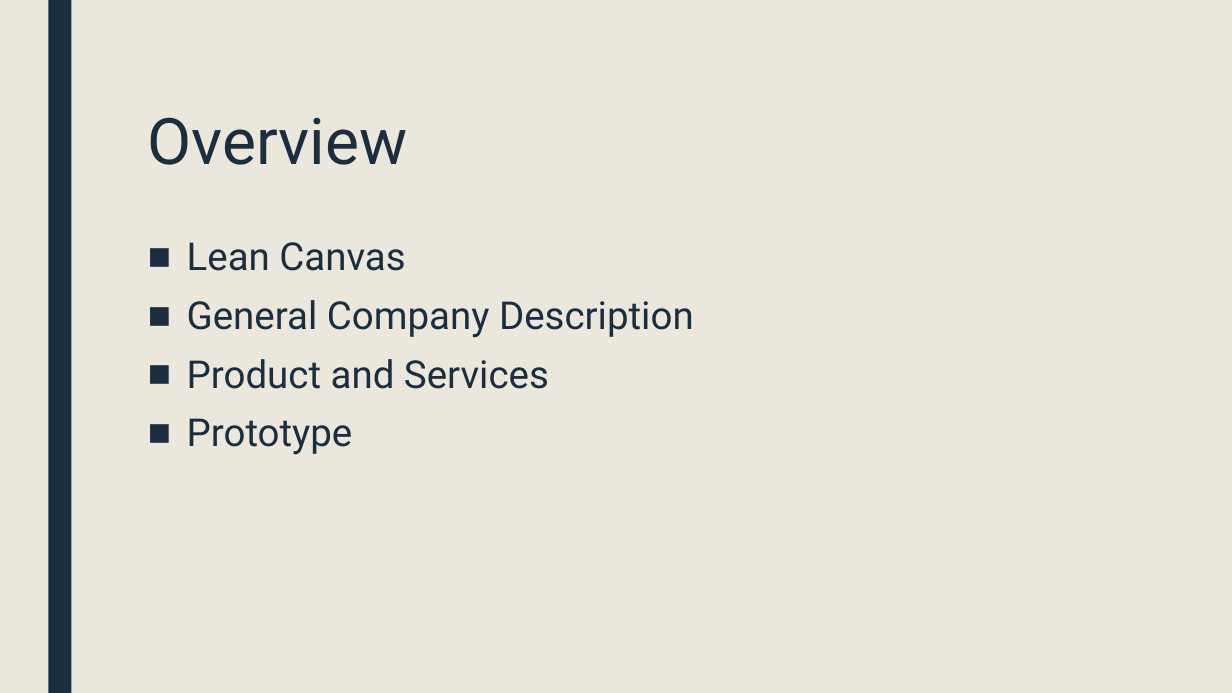
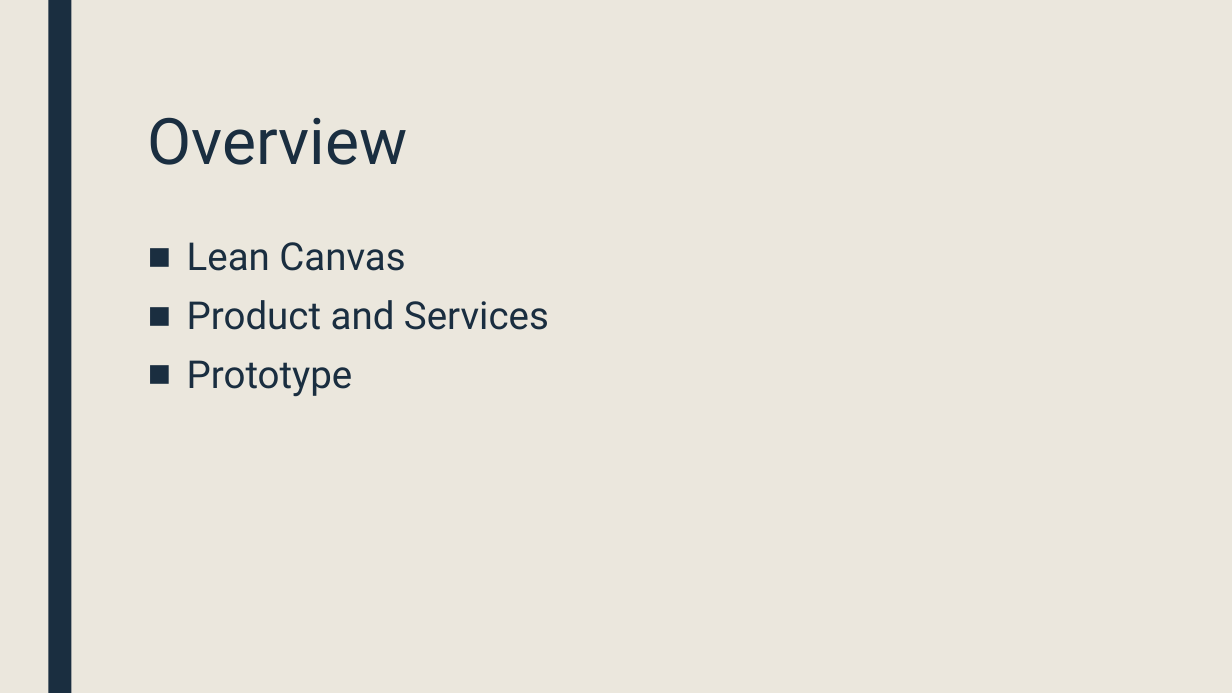
Before and after one commit to mlbelchez/Project---TENTREP, a slide deck: slide 2 of Presentation/PPT/Presentation 2.pptx. Drawn at 1232x693 pixels with LibreOffice and Linux fonts; fonts in the diff are those of the drawing. Boxes give left, top, right and bottom in pixels: in the first picture for what was removed or moved away, otherwise in the second. Text is boxed around its words. In the diff, an @@ line names an element or a change of style, - is before the commit and + after.

```diff
--- a/Presentation/PPT/Presentation 2.pptx
+++ b/Presentation/PPT/Presentation 2.pptx
@@ text at (187, 300, 694, 338): paragraph removed @@
-■ General Company Description
```
Also in this commit, not shown: 6 other slides changed, 10 slides added, 1 other file.
